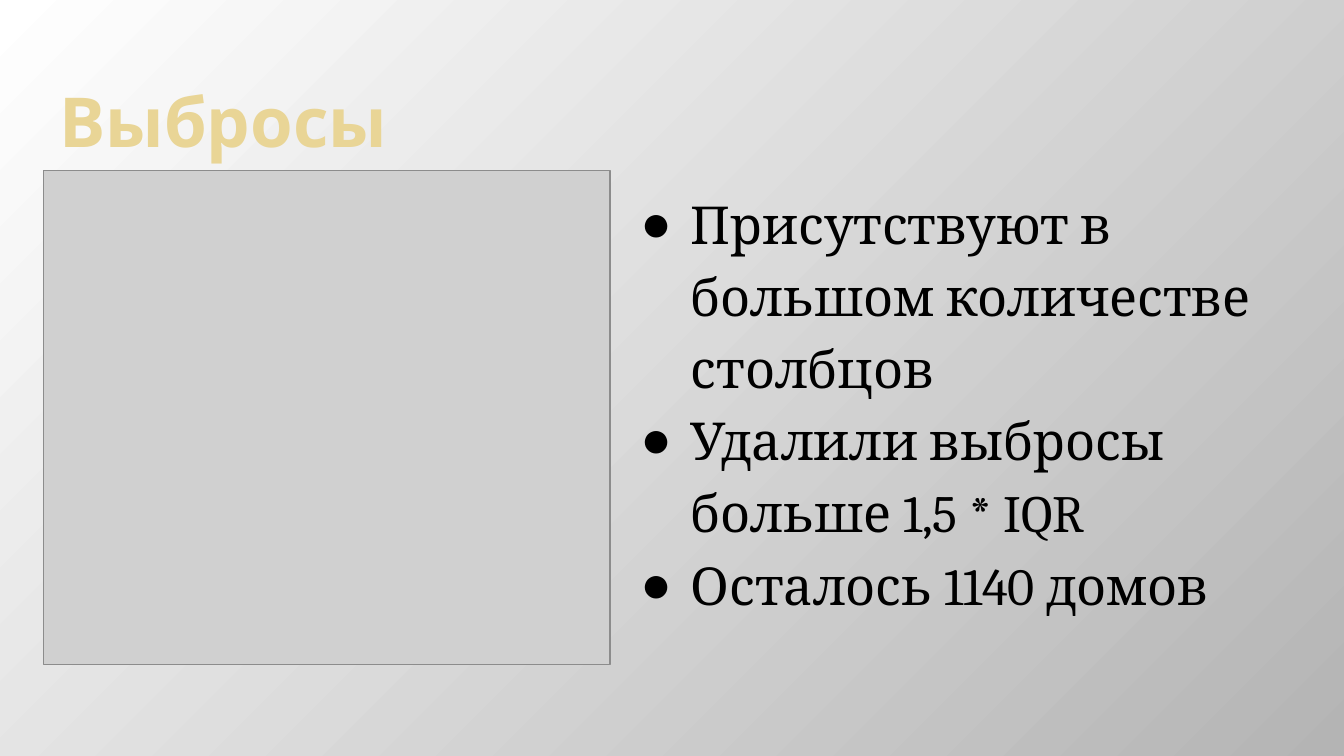
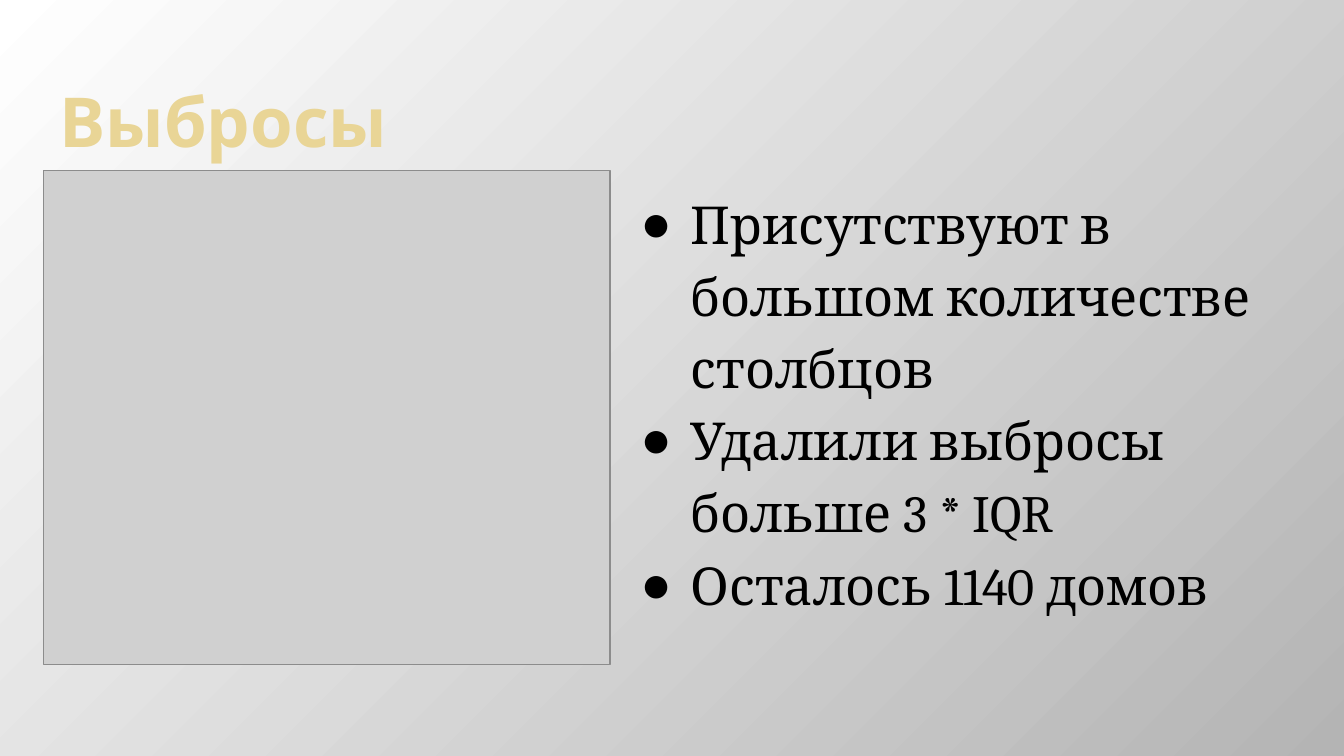
Before and after one commit to Dimildizio/DS_course, a slide deck: slide 7 of gradient-boosting/reports/House prices.pptx (slide 5 before the commit). Drawn at 1344x756 pixels with LibreOffice and Linux fonts; fonts in the diff are those of the drawing; grey boxes stand for pictures. Boxes give left, top, right and bottom in pixels: in the first picture for what was removed or moved away, otherwise in the second. Text is boxed around its words. In the diff, an @@ line names an element or a change of style, - is before the commit and + after.

```diff
--- a/gradient-boosting/reports/House prices.pptx
+++ b/gradient-boosting/reports/House prices.pptx
@@ text at box(691, 420, 1165, 541): text changed @@
-● Удалили выбросы больше 1,5 * IQR
+● Удалили выбросы больше 3 * IQR
```
Also in this commit, not shown: 9 other slides changed, 3 slides added, 1 slide removed.
